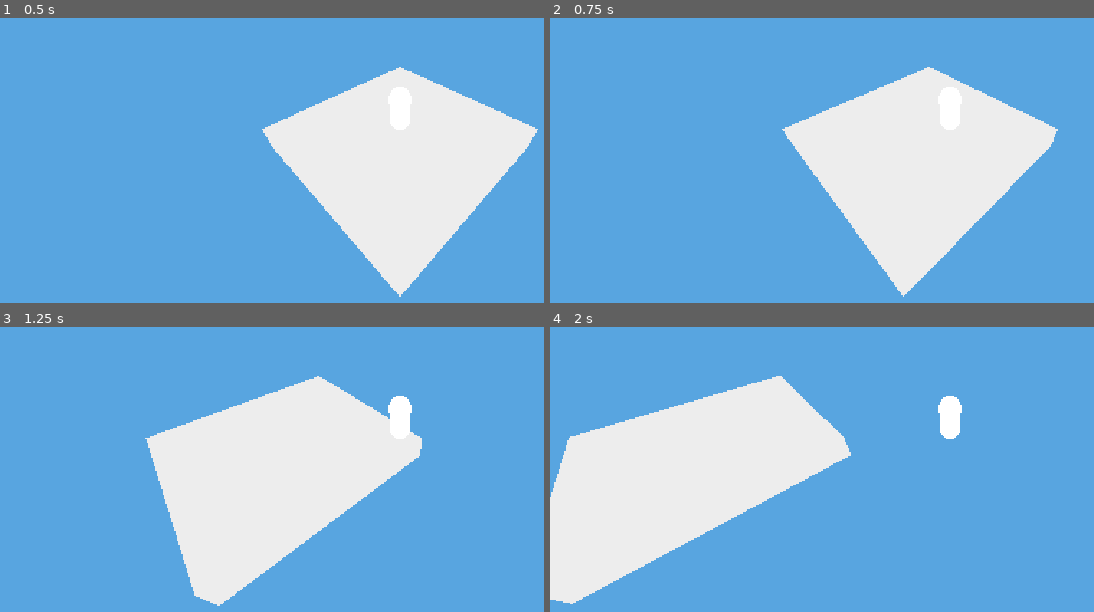
Above: before the commit, frames 1-4 (two rows, left to right).
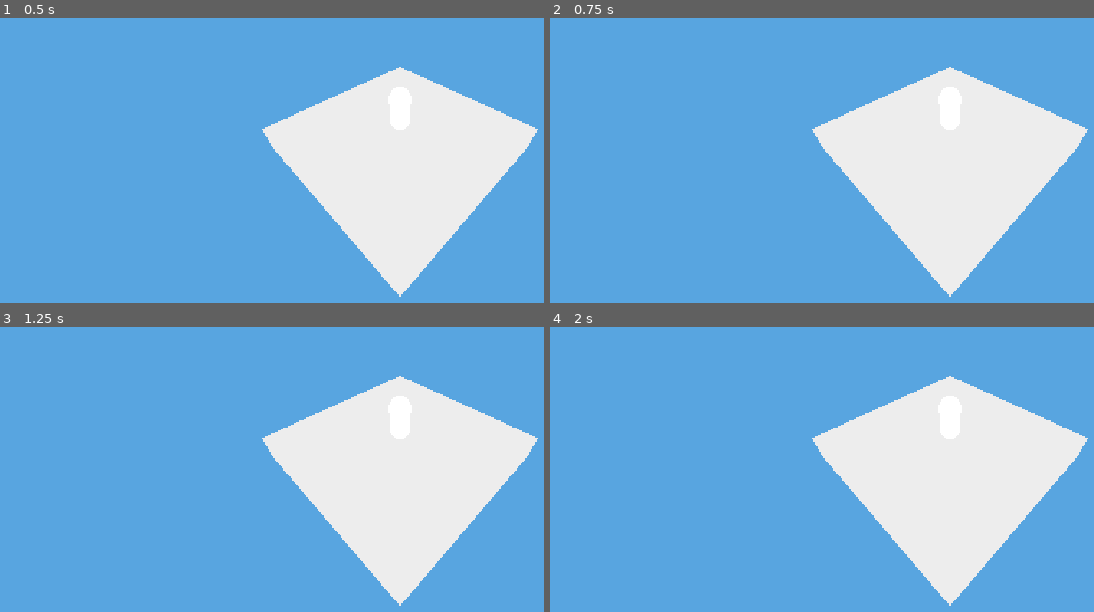
Above: after the commit, the same moments.

Repository: TheRealFlarf/Unnamed-Gamejam-Roguelike
Game: Godot game, scene res://main.tscn
The game is run twice, just before and just after one commit, with the same random seed, the same clock (stepped at 60 frames per second) and the same inputs.
Inputs:
- Up to frame 1 (0.5 s): no input
- Up to frame 2 (0.75 s): tap Enter (ui_accept) at 0.5 s; hold D (move_right) from 0.53 s (still down)
- Up to frame 3 (1.25 s): keep holding D (move_right); tap Enter (ui_accept) at 0.77 s
- Up to frame 4 (2 s): release D (move_right) at 1.28 s; hold S (move_down) from 1.28 s (still down); tap Enter (ui_accept) at 1.52 s

Frame 1 is identical in both runs. In frame 2, 9.1% of the frame differs, in the area x 42-99%, y 17-98%; in frame 3, 29%; in frame 4, 43%, in the area x 0-99%, y 17-98%.

Commit message:
Woops I forgot stuff

Diff:
--- a/scripts/PlayerManager.gd
+++ b/scripts/PlayerManager.gd
@@ -40,21 +40,7 @@
 		return
 
 	if check_player_state('EXPLORE'):
-		if Input.is_action_pressed('move_up'):
-			playerVelocityQueue += Vector3(0,0,-1)
-			print('moving up!')
-		if Input.is_action_pressed('move_down'):
-			playerVelocityQueue += Vector3(0,0,1)
-			print('moving down!')
-		if Input.is_action_pressed('move_left'):
-			playerVelocityQueue += Vector3(-1,0,1)
-			print('moving left!')
-		if Input.is_action_pressed('move_right'):
-			playerVelocityQueue += Vector3(1,0,-1)
-			print('moving right!')
-
-	var lerpVel: Vector3 = lerp(PLAYER.velocity, playerVelocityQueue, acceleration)
-	PLAYER.set_velocity(MAIN.cap_vec(lerpVel, MAIN.split_to_vec3(playerMaxSpeed)))
+		return
 
 	if check_player_state('COMBAT'):
 		return
